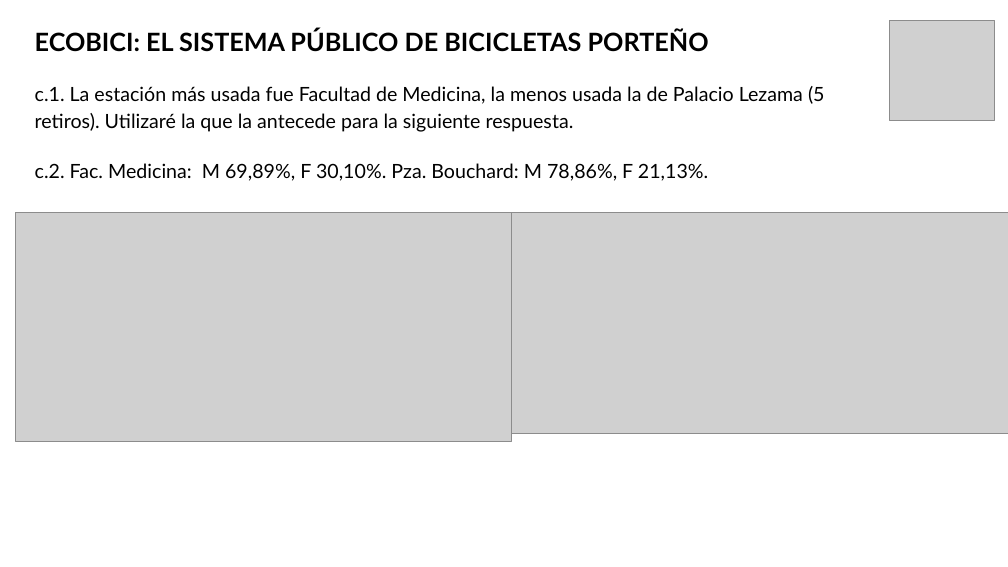
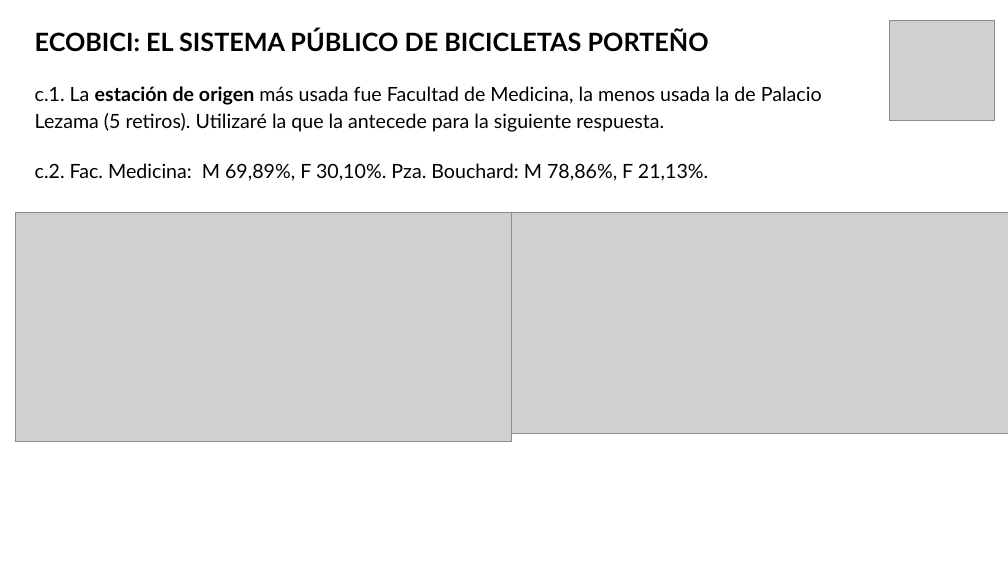
Before and after one commit to fpaterson/Acamica-Data-Science, a slide deck: slide 9 of Presentación personal/Presentación Ecobici.pptx. Drawn at 1008x567 pixels with LibreOffice and Linux fonts; fonts in the diff are those of the drawing; grey boxes stand for pictures. Boxes give left, top, right and bottom in pixels: in the first picture for what was removed or moved away, otherwise in the second. Text is boxed around its words. In the diff, an @@ line names an element or a change of style, - is before the commit and + after.

```diff
--- a/Presentación personal/Presentación Ecobici.pptx
+++ b/Presentación personal/Presentación Ecobici.pptx
@@ title at [35,86,822,132]: text changed @@
-c.1. La estación más usada fue Facultad de Medicina, la menos usada la de Palacio Lezama (5 retiros). Utilizaré la que la antecede para la siguiente respuesta.
+c.1. La estación de origen más usada fue Facultad de Medicina, la menos usada la de Palacio Lezama (5 retiros). Utilizaré la que la antecede para la siguiente respuesta.
```
Also in this commit, not shown: 5 other slides changed, 2 slides added, 4 other files.
